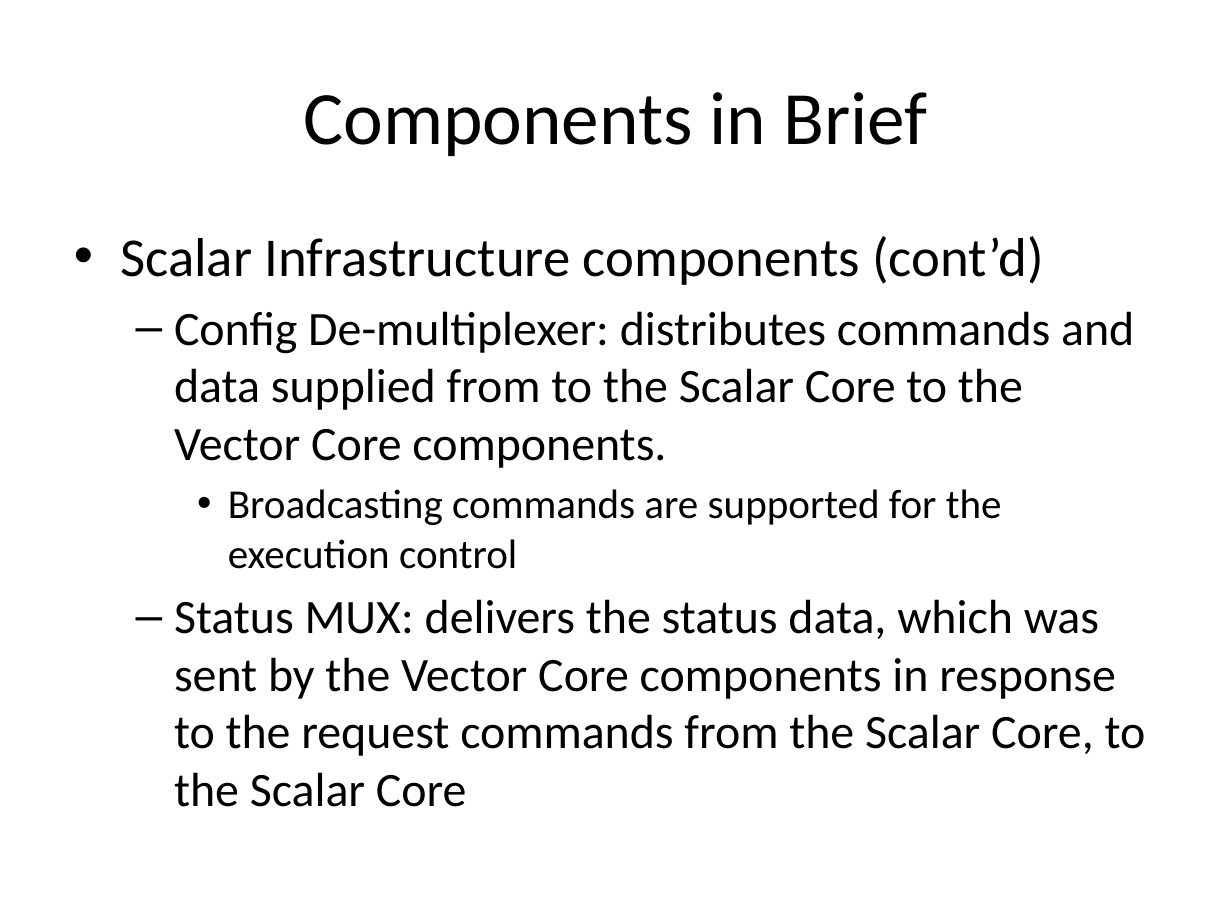
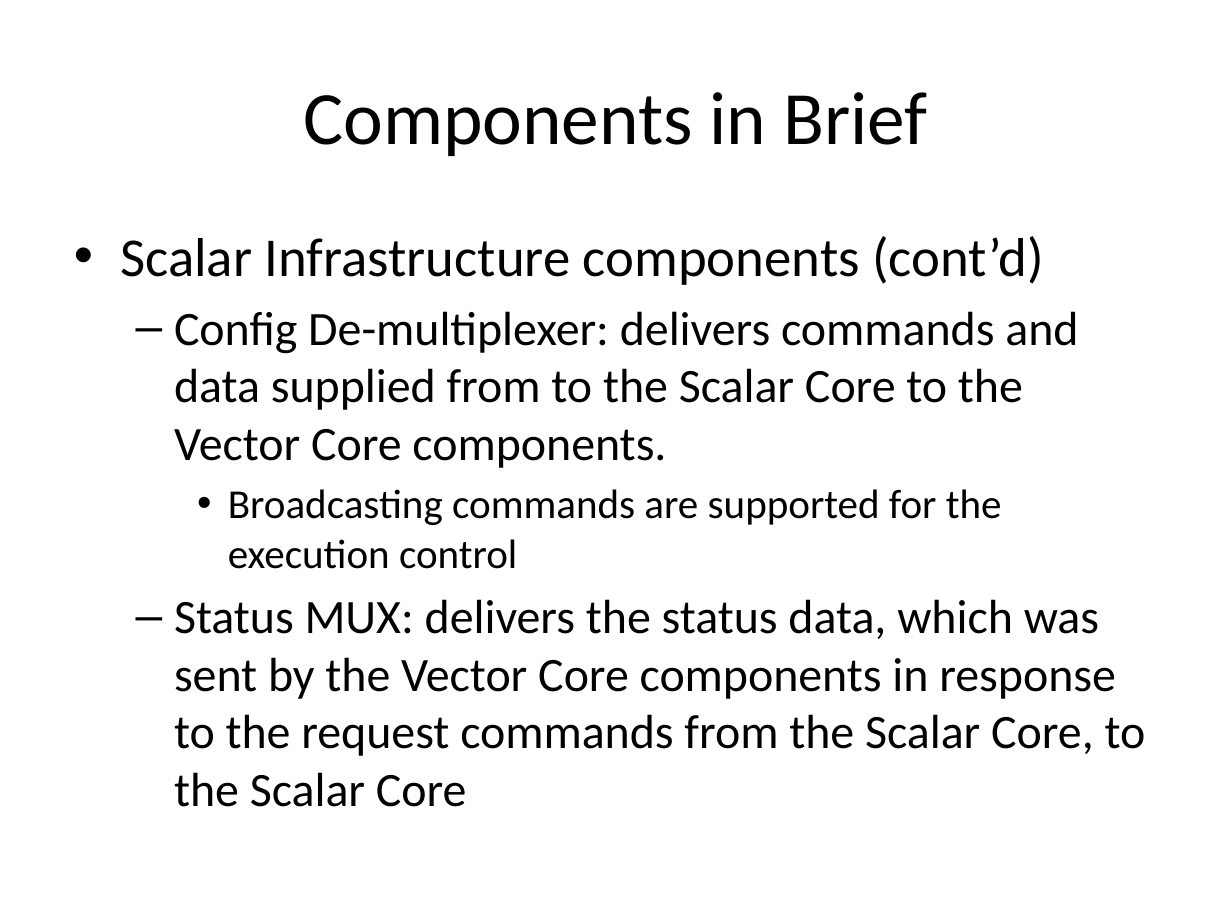
Before and after one commit to timurkelin/simsimd, a slide deck: slide 16 of doc/simsimd.pptx. Drawn at 1232x924 pixels with LibreOffice and Linux fonts; fonts in the diff are those of the drawing; background and template pictures are left out. Boxes give left, top, right and bottom in pixels: in the first picture for what was removed or moved away, otherwise in the second. Text is boxed around its words. In the diff, an @@ line names an element or a change of style, - is before the commit and + after.

```diff
--- a/doc/simsimd.pptx
+++ b/doc/simsimd.pptx
@@ text at (174,311,1078,468): text changed @@
-  – Config De-multiplexer: distributes commands and data supplied from to the Scalar Core to the Vector Core components.
+  – Config De-multiplexer: delivers commands and data supplied from to the Scalar Core to the Vector Core components.
```
Also in this commit, not shown: 5 other slides changed, 1 other file.
